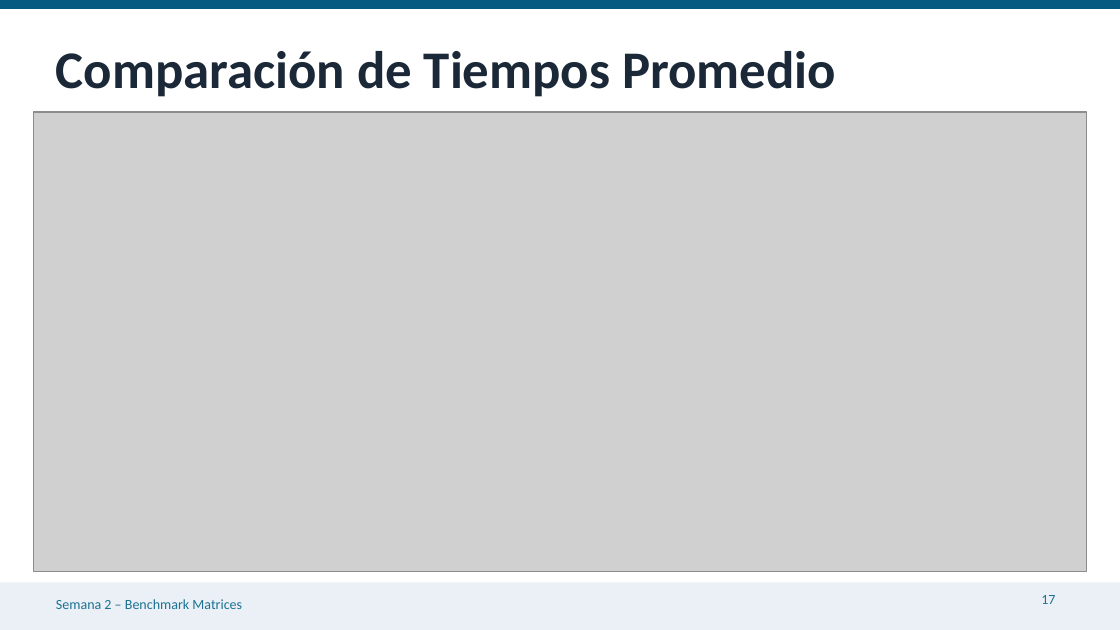
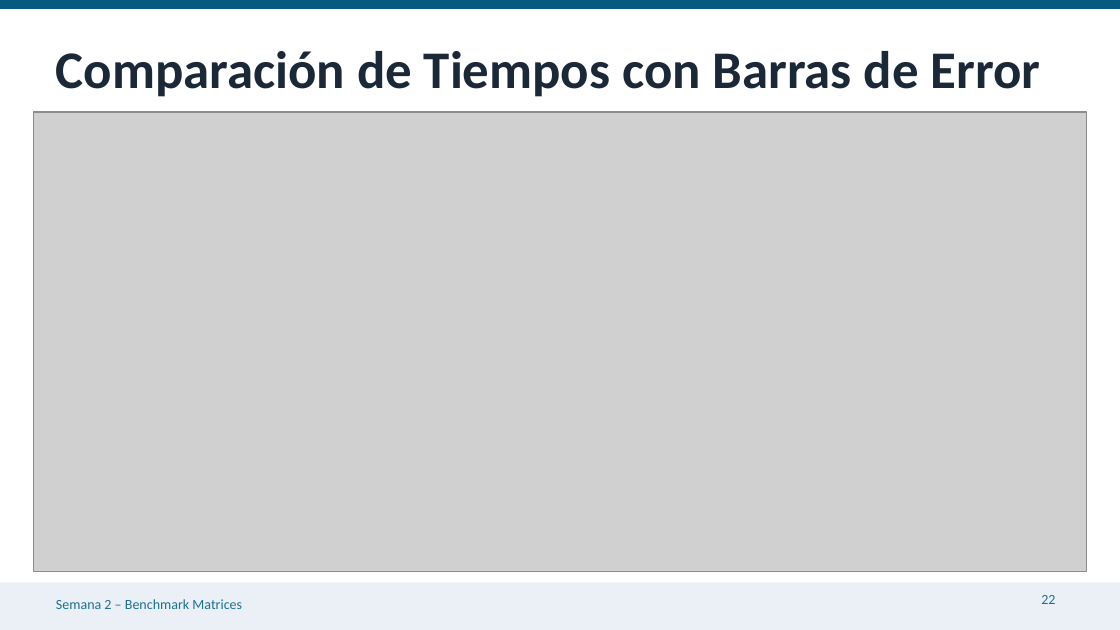
Before and after one commit to jffp-alt/matrix-benchmark, a slide deck: slide 22 of results/Semana2_Benchmark_Matrices.pptx (slide 17 before the commit). Drawn at 1120x630 pixels with LibreOffice and Linux fonts; fonts in the diff are those of the drawing; grey boxes stand for pictures. Boxes give left, top, right and bottom in pixels: in the first picture for what was removed or moved away, otherwise in the second. Text is boxed around its words. In the diff, an @@ line names an element or a change of style, - is before the commit and + after.

Commit message:
fix(semana2): regenerar PPTX sin análisis ANOVA/Tukey
Se corrige la presentación de Semana 2 para alinearla con el
programa del curso:

- Agrega sección de resumen Semana 1 (diseño experimental, repo GitHub)
- Mantiene contenido completo de Semana 2 (implementaciones, decisiones
  de diseño, entorno, primeros resultados con todos los gráficos)
- Elimina slides 16-22 de análisis estadístico (ANOVA/Tukey)
  que corresponden a Semana 4
- Conclusiones solo mencionan ANOVA/Tukey como próximos pasos

```diff
--- a/results/Semana2_Benchmark_Matrices.pptx
+++ b/results/Semana2_Benchmark_Matrices.pptx
@@ text at (56,51,1041,97): text changed @@
-Comparación de Tiempos Promedio
+Comparación de Tiempos con Barras de Error
@@ page number at (1041,595,1055,604): text changed @@
-17
+22
```
Also in this commit, not shown: 7 other slides changed, 3 slides added, 3 slides removed.
